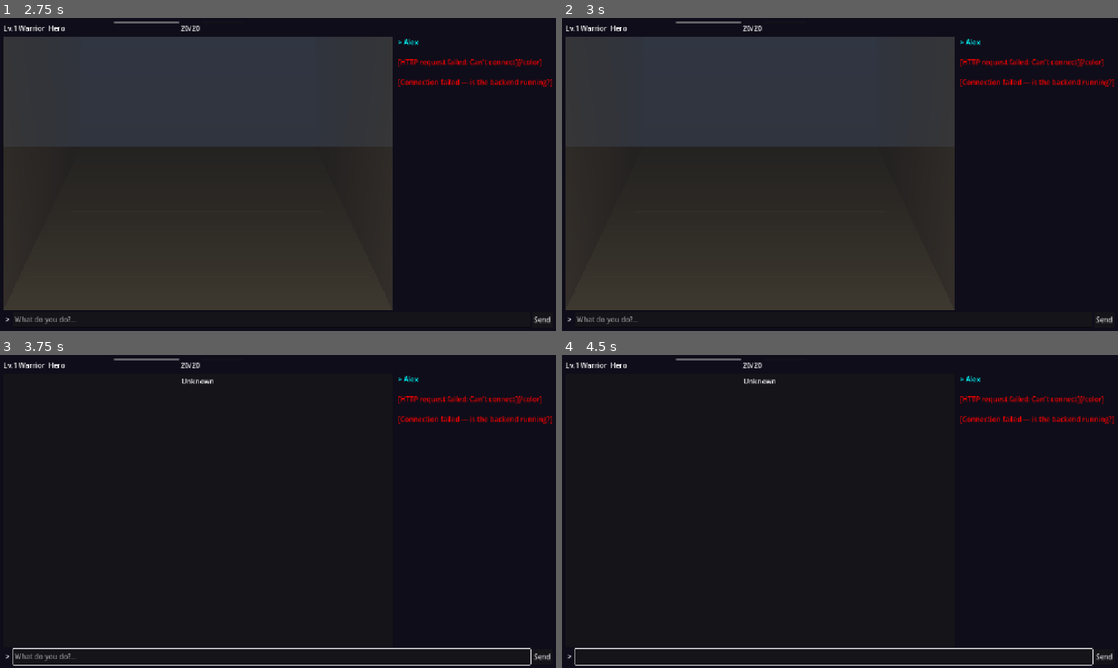
Above: before the commit, frames 1-4 (two rows, left to right).
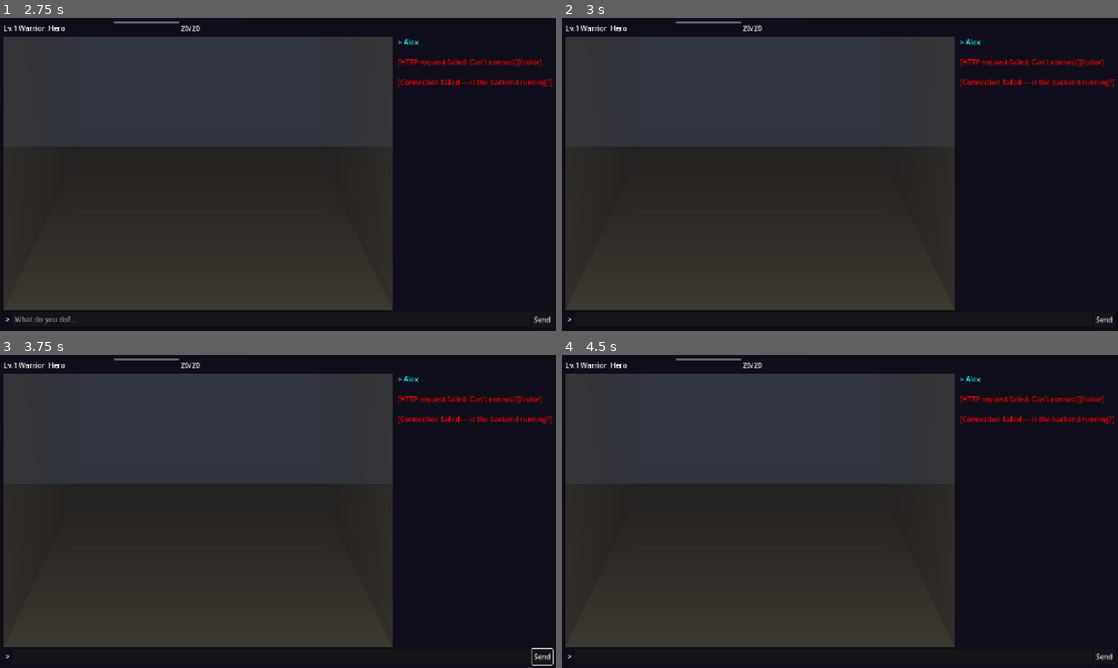
Above: after the commit, the same moments.

Repository: msbel5/ember-rpg
Game: Godot game, scene res://scenes/game_session.tscn
Two runs of this game, one before a commit and one after it. Both use one fixed random seed, a clock stepped at 60 frames per second and the inputs below. This scene is started directly instead of the project's main scene.
Inputs (mouse positions are in pixels of both pictures, inside the frame that each line leads up to):
- Up to frame 1 (2.75 s): click (272, 318) at 0.52 s; type "Alex" at 0.6 s; click "Send" at 1.25 s; tap Enter at 2 s; drag from (200, 174) to (333, 105) at 2.02 s
- Up to frame 2 (3 s): tap Space at 2.75 s; drag from (728, 190) to (812, 237) at 2.77 s
- Up to frame 3 (3.75 s): tap Enter at 3.5 s; move the mouse to (333, 442) at 3.52 s; hold Right from 3.53 s (still down); tap Tab at 3.6 s
- Up to frame 4 (4.5 s): tap Enter at 3.8 s; release Right at 4.25 s; tap Space at 4.25 s; drag from (762, 511) to (673, 464) at 4.27 s

Frame 1 is identical in both runs. In frame 2, 0.1% of the frame differs, in the area x 2-14%, y 95-98%; in frame 3, 47%, in the area x 0-100%, y 6-100%; in frame 4, 46%.

Commit message:
Fix: smart focus management — POV keeps arrow keys, typing auto-switches
- After action response, focus returns to POV (not text_input) in POV mode
- Typing any printable character in POV mode → auto-focus text_input
- Enter key → focus text_input for command entry
- Arrow keys stay in POV, letters go to text input
- Hitchhiker's Guide style: explore with arrows, type to command

Co-Authored-By: Claude Opus 4.6 (1M context) <noreply@anthropic.com>

Diff:
--- a/godot-client/scenes/game_session.gd
+++ b/godot-client/scenes/game_session.gd
@@ -173,8 +173,9 @@
 	# Refresh POV entities
 	if pov_renderer and is_pov_mode:
 		pov_renderer.update_player(GameState.player_map_pos, GameState.player_facing)
-
-	text_input.grab_focus()
+		pov_renderer.grab_focus()  # Keep focus on POV for arrow keys
+	else:
+		text_input.grab_focus()
 
 var _typing_queue: Array[String] = []
 var _is_typing: bool = false
@@ -361,6 +362,20 @@
 	if text_input.has_focus():
 		return
 
+	# If POV has focus and user types a printable character → switch to text input
+	if is_pov_mode and event.unicode > 31 and event.keycode not in [KEY_M, KEY_I, KEY_TAB]:
+		text_input.grab_focus()
+		text_input.text += char(event.unicode)
+		text_input.caret_column = text_input.text.length()
+		get_viewport().set_input_as_handled()
+		return
+
+	# ENTER key → focus text input to type command
+	if event.keycode == KEY_ENTER or event.keycode == KEY_KP_ENTER:
+		text_input.grab_focus()
+		get_viewport().set_input_as_handled()
+		return
+
 	match event.keycode:
 		KEY_M:
 			map_viewer.visible = not map_viewer.visible
